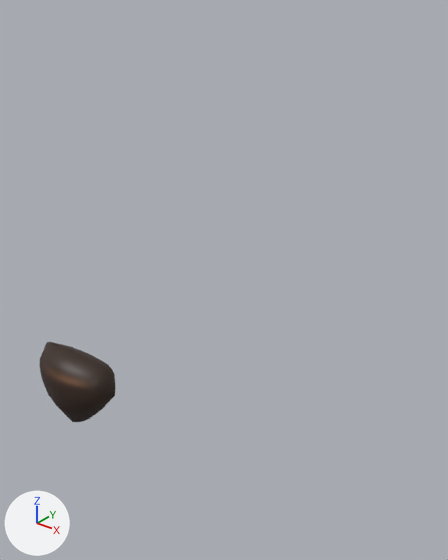
Renders of the FBX model Assets/Models/Pets/Dog/Model/Dog.fbx from each side of a commit.
One viewpoint serves both versions: a 50 mm lens placed at (0.0607, -0.1034, 0.1077), pointed at (-0.0087, -0.0167, 0.054). The axes (+X, +Y, +Z) are drawn at lower left. The lights are the same throughout. Where no turn or scale is listed for an object, it has been applied to the vertices.

The first picture shows 'nose_geo'.
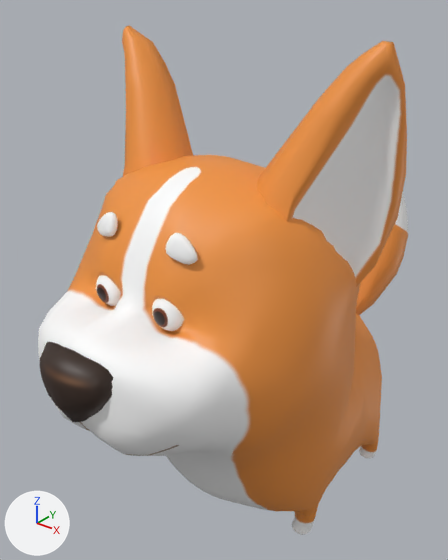
What differs and where, as boxes (x1, y1, x2, y2) in the pictures (448 x 560 px):
'body_geo', shown
    after: (38, 155, 382, 535)
'l_ear_geo', shown
    after: (257, 41, 407, 287)
'r_ear_geo', shown (orange)
    after: (122, 25, 193, 176)
'tail_geo', shown (orange)
    after: (356, 192, 408, 315)
'l_eye_geo', shown
    after: (152, 299, 184, 331)
'l_eyebrow_geo', shown
    after: (165, 233, 198, 265)
'r_eye_geo', shown
    after: (96, 275, 121, 306)
'r_eyebrow_geo', shown
    after: (97, 212, 118, 237)

The edits, one by one:
Object 'body_geo' (ob_body_geo) is now shown.
Object 'body_geo' (ob_body_geo) turns from (0, 0, 0) to (90, 0, 0) degrees about x, y and z.
Object 'body_geo' (ob_body_geo) is rescaled from (1.0, 1.0, 1.0) to (0.01, 0.01, 0.01).
Object 'r_ear_geo' (ob_r_ear_geo) is now shown.
Object 'r_ear_geo' (ob_r_ear_geo) turns from (0, 0, 0) to (90, 0, 0) degrees about x, y and z.
Object 'r_ear_geo' (ob_r_ear_geo) is rescaled from (1.0, 1.0, 1.0) to (0.01, 0.01, 0.01).
Object 'l_ear_geo' (ob_l_ear_geo) is now shown.
Object 'l_ear_geo' (ob_l_ear_geo) turns from (0, 0, 0) to (90, 0, 0) degrees about x, y and z.
Object 'l_ear_geo' (ob_l_ear_geo) is rescaled from (1.0, 1.0, 1.0) to (0.01, 0.01, 0.01).
Object 'l_eyebrow_geo' (ob_l_eyebrow_geo) is now shown.
Object 'l_eyebrow_geo' (ob_l_eyebrow_geo) turns from (0, 0, 0) to (90, 0, 0) degrees about x, y and z.
Object 'l_eyebrow_geo' (ob_l_eyebrow_geo) is rescaled from (1.0, 1.0, 1.0) to (0.01, 0.01, 0.01).
Object 'r_eye_geo' (ob_r_eye_geo) is now shown.
Object 'r_eye_geo' (ob_r_eye_geo) turns from (0, 0, 0) to (90, 0, 0) degrees about x, y and z.
Object 'r_eye_geo' (ob_r_eye_geo) is rescaled from (1.0, 1.0, 1.0) to (0.01, 0.01, 0.01).
Object 'l_eye_geo' (ob_l_eye_geo) is now shown.
Object 'l_eye_geo' (ob_l_eye_geo) turns from (0, 0, 0) to (90, 0, 0) degrees about x, y and z.
Object 'l_eye_geo' (ob_l_eye_geo) is rescaled from (1.0, 1.0, 1.0) to (0.01, 0.01, 0.01).
Object 'tail_geo' (ob_tail_geo) is now shown.
Object 'tail_geo' (ob_tail_geo) turns from (0, 0, 0) to (90, 0, 0) degrees about x, y and z.
Object 'tail_geo' (ob_tail_geo) is rescaled from (1.0, 1.0, 1.0) to (0.01, 0.01, 0.01).
Object 'r_eyebrow_geo' (ob_r_eyebrow_geo) is now shown.
Object 'r_eyebrow_geo' (ob_r_eyebrow_geo) turns from (0, 0, 0) to (90, 0, 0) degrees about x, y and z.
Object 'r_eyebrow_geo' (ob_r_eyebrow_geo) is rescaled from (1.0, 1.0, 1.0) to (0.01, 0.01, 0.01).
